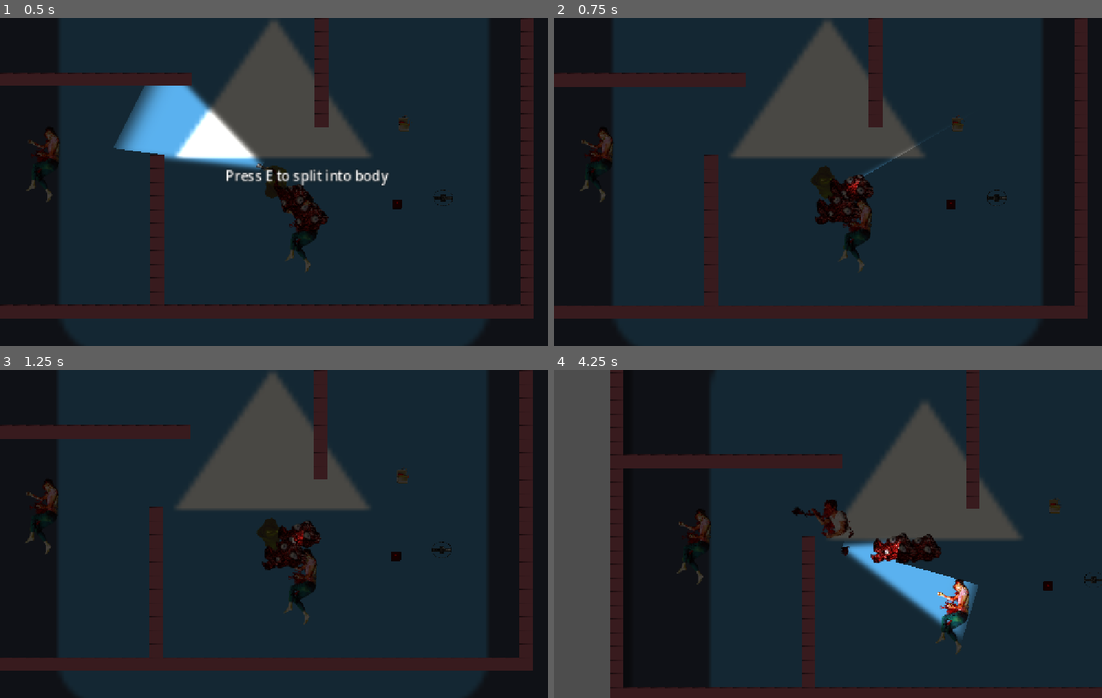
Above: before the commit, frames 1-4 (two rows, left to right).
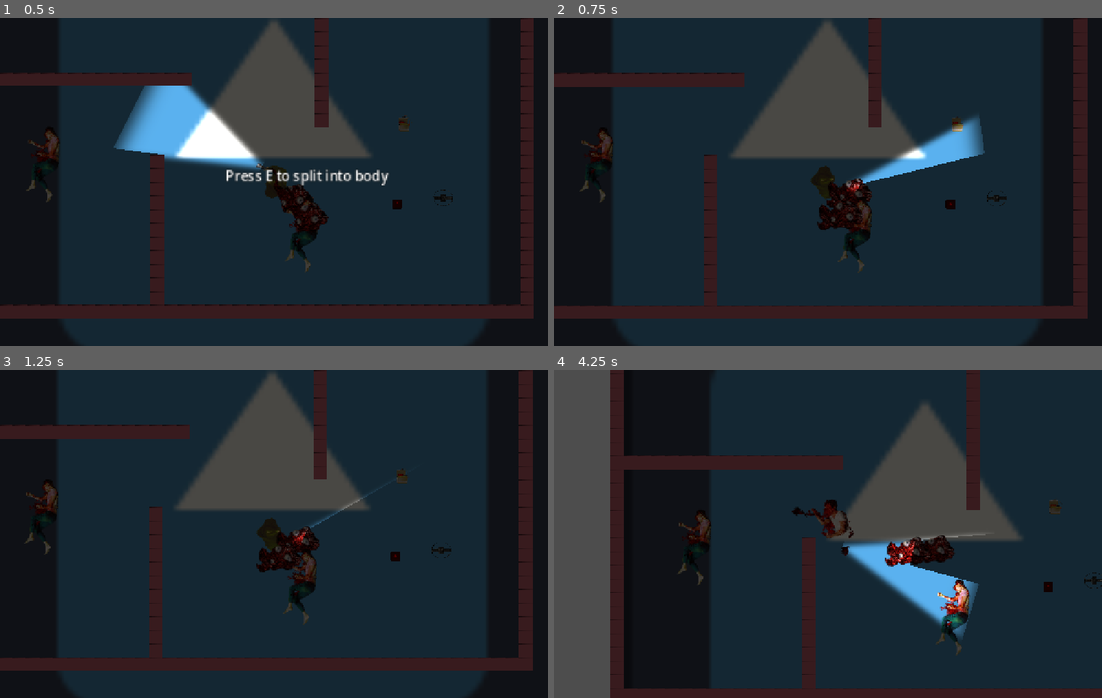
Above: after the commit, the same moments.

Repository: dama33/flashlight-game
Game: Godot game, scene res://level.tscn
The game is run twice, just before and just after one commit, with the same random seed, the same clock (stepped at 60 frames per second) and the same inputs. The engine's default icon, where the game draws it, is replaced by a stand-in: a white triangle on a blue panel in a dark square.
Inputs (mouse positions are in pixels of both pictures, inside the frame that each line leads up to):
- Up to frame 1 (0.5 s): no input
- Up to frame 2 (0.75 s): tap E (interact) at 0.5, 0.6 s; move the mouse to (948, 165) at 0.52 s; hold D (right) from 0.53 s (still down)
- Up to frame 3 (1.25 s): keep holding D (right)
- Up to frame 4 (4.25 s): move the mouse to (718, 550) at 1.27 s; release D (right) at 1.28 s; hold S (down) 1.28-2.03 s; tap Space (spacebar) at 1.35, 2.85 s; move the mouse to (882, 461) at 2.02 s; hold D (right) 2.03-2.78 s; tap E (interact) at 2.1, 3.6 s; move the mouse to (800, 599) at 2.77 s; hold W (up) 2.78-3.53 s; move the mouse to (992, 583) at 3.52 s; hold A (left) from 3.53 s (still down)

Frame 1 is identical in both runs. In frame 2, 2.7% of the frame differs, in the area x 4-95%, y 0-88%; in frame 3, 0.9%; in frame 4, 2.4%.

Commit message:
Added keycard scene and placed some in the map

Diff:
--- /dev/null
+++ b/Keycard.tscn
@@ -0,0 +1,24 @@
+[gd_scene format=3 uid="uid://dl20ykir6u6ji"]
+
+[ext_resource type="Script" uid="uid://bbfgoo7xxd6rg" path="res://keycard.gd" id="1_ai2w1"]
+[ext_resource type="Texture2D" uid="uid://5q0c5boe30q4" path="res://assets/Key Card.png" id="1_bjoy8"]
+
+[sub_resource type="CircleShape2D" id="CircleShape2D_1mv1j"]
+radius = 19.104973
+
+[node name="Keycard" type="Node2D" unique_id=1501369111]
+script = ExtResource("1_ai2w1")
+
+[node name="Sprite2D" type="Sprite2D" parent="." unique_id=807991536]
+position = Vector2(0, -3.8146973e-06)
+rotation = -0.7966675
+scale = Vector2(0.3515625, 0.33593747)
+texture = ExtResource("1_bjoy8")
+
+[node name="Area2D" type="Area2D" parent="." unique_id=190152211]
+collision_mask = 32768
+
+[node name="CollisionShape2D" type="CollisionShape2D" parent="Area2D" unique_id=1189519431]
+shape = SubResource("CircleShape2D_1mv1j")
+
+[connection signal="body_entered" from="Area2D" to="." method="_on_area_2d_body_entered"]
--- /dev/null
+++ b/keycard.gd
@@ -0,0 +1,11 @@
+extends Node2D
+
+var _collected: bool = false
+
+
+func _on_area_2d_body_entered(body: Node2D) -> void:
+	if _collected or not (body is Player):
+		return
+	_collected = true
+	print("Key card picked up!")
+	queue_free()
--- a/monster.gd
+++ b/monster.gd
@@ -4,7 +4,7 @@
 const WALL_MASK:int = 1
 const SPEED:float = 300.0
 const DAMAGE:int = 2
-const AGGRO_RANGE:float = 275.0
+const AGGRO_RANGE:float = 250.0
 var speed_scalar:float = 1.0
 var is_in_light:bool = false
 @onready var AttackTimer:Timer = %AttackTimer
@@ -30,7 +30,7 @@
 	if navi_agent.is_navigation_finished():
 		velocity = Vector2.ZERO
 	else:
-		speed_scalar = 0.3 if _is_lit() else 1.0
+		speed_scalar = 0.1 if _is_lit() else 1.0
 		var next := navi_agent.get_next_path_position()
 		velocity = global_position.direction_to(next) * SPEED * speed_scalar
 
Not shown, added: keycard.gd.uid
Not shown, changed: map.tscn
